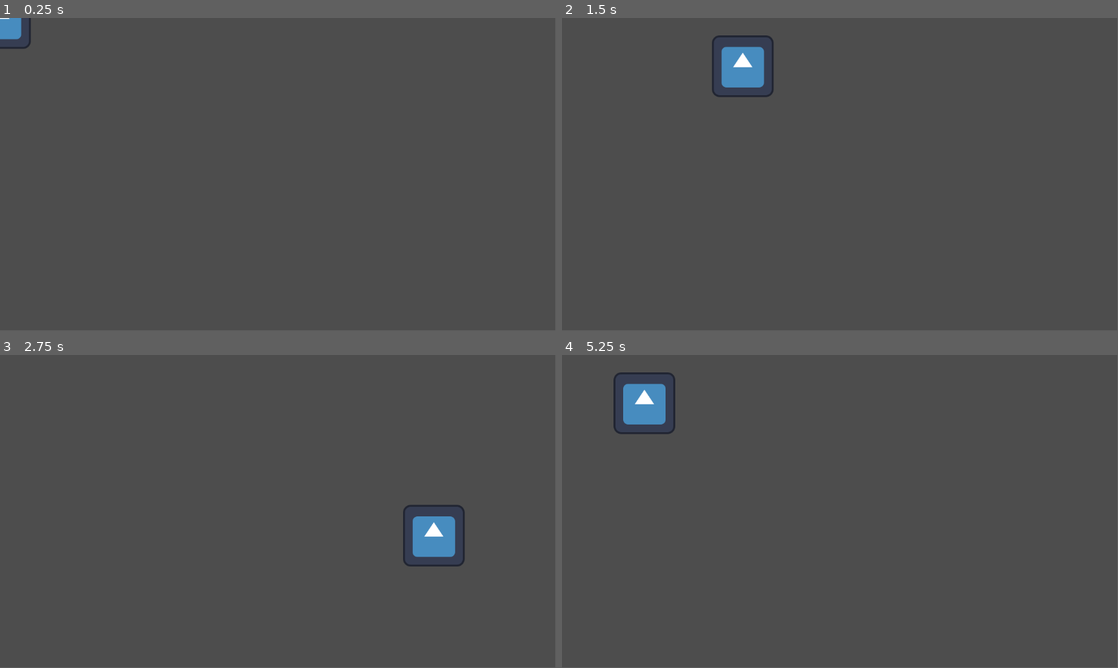
Above: before the commit, frames 1-4 (two rows, left to right).
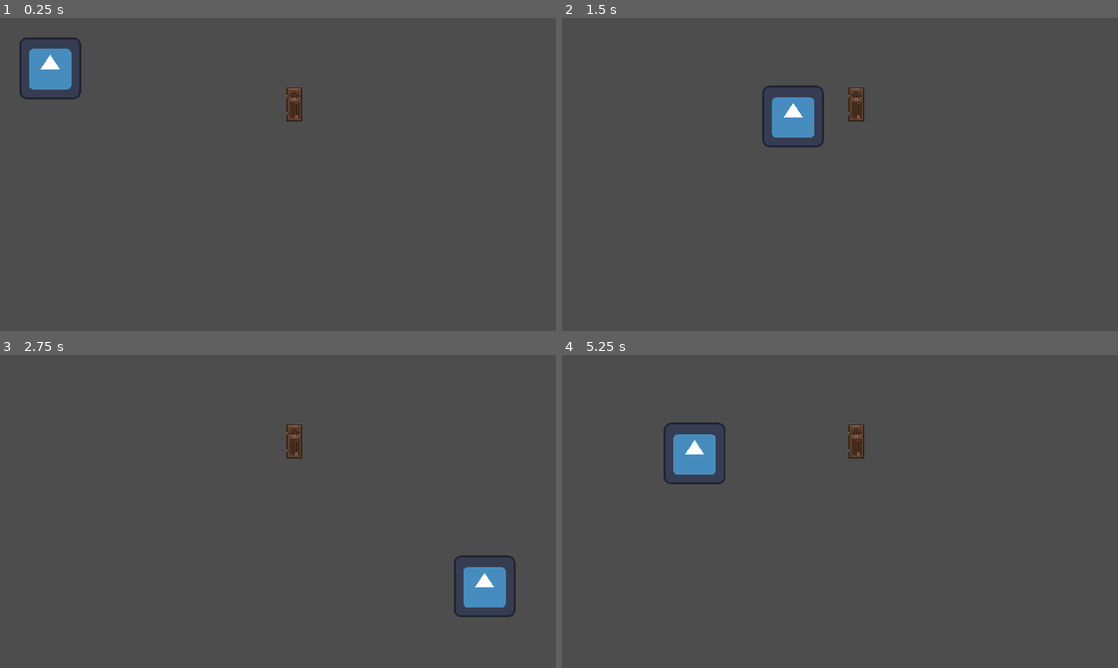
Above: after the commit, the same moments.

Repository: ArielValdez/Into-my-Dreams
Game: Godot game, scene res://Scenes/Worlds/test_world.tscn
Same seed, same stepped clock (60 frames per second), same inputs: the game is played once before the commit and once after it. The engine's default icon, where the game draws it, is replaced by a stand-in: a white triangle on a blue panel in a dark square.
Inputs:
- Up to frame 1 (0.25 s): no input
- Up to frame 2 (1.5 s): tap Enter at 0.5 s; hold Right (move_right) 0.53-1.28 s; tap Z (accept_button) at 0.6, 1.35 s; hold Down (move_down) from 1.28 s (still down)
- Up to frame 3 (2.75 s): release Down (move_down) at 2.03 s; hold Right (move_right) from 2.03 s (still down); hold X (run_button) from 2.03 s (still down); tap Z (accept_button) at 2.3 s
- Up to frame 4 (5.25 s): release Right (move_right) at 2.78 s; release X (run_button) at 2.78 s; hold Up (move_up) 2.78-3.53 s; tap Z (accept_button) at 2.85, 3.6, 4.55, 5.1 s; hold Left (move_left) 3.53-5.03 s; tap X (run_button) at 4.35 s; hold Down (move_down) from 5.03 s (still down)
In our replay, the window is 799x449 before the commit and 800x450 after it. These sizes can differ from the game's own. Grey fills any space a smaller window leaves; there, only what the larger window draws over its background counts as a difference.

The runs differ from the first frame. In frame 1, 1.9% of the frame differs, in the area x 0-55%, y 0-34%; in frame 2, 2.8%; in frame 3, 2.8%, in the area x 51-93%, y 22-84%; in frame 4, 2.8%.

Commit message:
cambio de escenas implementados. Queda resolver error de que se descarga escena principal

Diff:
--- /dev/null
+++ b/Scenes/Heritables/world_canvas.tscn
@@ -0,0 +1,11 @@
+[gd_scene load_steps=2 format=3 uid="uid://cgcj1odton3th"]
+
+[sub_resource type="TileSet" id="TileSet_ut7xb"]
+
+[node name="TestWorld" type="Node2D"]
+
+[node name="TileMap" type="TileMap" parent="."]
+tile_set = SubResource("TileSet_ut7xb")
+format = 2
+
+[node name="WorldEventTimer" type="Timer" parent="."]
--- a/Scenes/Heritables/world_doorway.tscn
+++ b/Scenes/Heritables/world_doorway.tscn
@@ -1,18 +1,30 @@
-[gd_scene load_steps=3 format=3 uid="uid://062q6ss0u03g"]
+[gd_scene load_steps=4 format=3 uid="uid://062q6ss0u03g"]
 
 [ext_resource type="Script" path="res://Scripts/world_doorway.gd" id="1_6jh5w"]
 
 [sub_resource type="RectangleShape2D" id="RectangleShape2D_kmvwl"]
-size = Vector2(32, 29)
+size = Vector2(32, 32)
 
-[node name="WorldDoorway" type="StaticBody2D"]
+[sub_resource type="RectangleShape2D" id="RectangleShape2D_xm6qd"]
+size = Vector2(32, 32)
+
+[node name="WorldDoorway" type="Node2D"]
 script = ExtResource("1_6jh5w")
+
+[node name="AnimationPlayer" type="AnimationPlayer" parent="."]
 
 [node name="Sprite2D" type="Sprite2D" parent="."]
 position = Vector2(0, -35)
 
-[node name="CollisionShape2D" type="CollisionShape2D" parent="."]
-position = Vector2(0, -14.5)
+[node name="Collision" type="StaticBody2D" parent="."]
+
+[node name="CollisionShape2D" type="CollisionShape2D" parent="Collision"]
+position = Vector2(0, -16)
 shape = SubResource("RectangleShape2D_kmvwl")
 
-[node name="AnimationPlayer" type="AnimationPlayer" parent="."]
+[node name="InteractionZone" type="Area2D" parent="."]
+position = Vector2(0, 5)
+
+[node name="CollisionShape2D" type="CollisionShape2D" parent="InteractionZone"]
+position = Vector2(0, 11)
+shape = SubResource("RectangleShape2D_xm6qd")
--- a/Scenes/Worlds/test_world.tscn
+++ b/Scenes/Worlds/test_world.tscn
@@ -1,14 +1,15 @@
-[gd_scene load_steps=2 format=3 uid="uid://cgcj1odton3th"]
+[gd_scene load_steps=5 format=3 uid="uid://bbwb8nnmc3k7h"]
 
-[ext_resource type="PackedScene" uid="uid://bq8r5i6iru2ey" path="res://Scenes/player_character.tscn" id="1_5yeg2"]
+[ext_resource type="PackedScene" uid="uid://cgcj1odton3th" path="res://Scenes/Heritables/world_canvas.tscn" id="1_iyy7o"]
+[ext_resource type="PackedScene" uid="uid://bq8r5i6iru2ey" path="res://Scenes/player_character.tscn" id="2_4bhy8"]
+[ext_resource type="PackedScene" uid="uid://gsmpwvq6jehn" path="res://Scenes/test_world_doorway.tscn" id="3_7jgv2"]
+[ext_resource type="PackedScene" uid="uid://dfvcwbarcry1f" path="res://Scenes/Worlds/test_world_2.tscn" id="4_ebwxq"]
 
-[node name="TestWorld" type="Node2D"]
+[node name="TestWorld" instance=ExtResource("1_iyy7o")]
 
-[node name="TileMap" type="TileMap" parent="."]
-format = 2
+[node name="PlayerCharacter" parent="." index="2" instance=ExtResource("2_4bhy8")]
+position = Vector2(104, 104)
 
-[node name="WorldEventTimer" type="Timer" parent="."]
-
-[node name="PlayerCharacter" parent="." instance=ExtResource("1_5yeg2")]
-walk_speed = 500.0
-run_speed = 750.0
+[node name="TestWorldDoorway" parent="." index="3" instance=ExtResource("3_7jgv2")]
+position = Vector2(610, 214)
+OtherSide = ExtResource("4_ebwxq")
--- a/Scenes/Worlds/test_world_2.tscn
+++ b/Scenes/Worlds/test_world_2.tscn
@@ -1,8 +1,15 @@
-[gd_scene format=3 uid="uid://byij3cp0gs10l"]
+[gd_scene load_steps=5 format=3 uid="uid://dfvcwbarcry1f"]
 
-[node name="test_world2" type="Node2D"]
+[ext_resource type="PackedScene" uid="uid://bbwb8nnmc3k7h" path="res://Scenes/Worlds/test_world.tscn" id="1_64kpi"]
+[ext_resource type="PackedScene" uid="uid://cgcj1odton3th" path="res://Scenes/Heritables/world_canvas.tscn" id="1_hctaj"]
+[ext_resource type="PackedScene" uid="uid://bq8r5i6iru2ey" path="res://Scenes/player_character.tscn" id="2_2sep1"]
+[ext_resource type="PackedScene" uid="uid://gsmpwvq6jehn" path="res://Scenes/test_world_doorway.tscn" id="2_j0vbs"]
 
-[node name="TileMap" type="TileMap" parent="."]
-format = 2
+[node name="TestWorld2" instance=ExtResource("1_hctaj")]
 
-[node name="WorldEventTimer" type="Timer" parent="."]
+[node name="PlayerCharacter" parent="." index="2" instance=ExtResource("2_2sep1")]
+position = Vector2(456, 293)
+
+[node name="TestWorldDoorway" parent="." index="3" instance=ExtResource("2_j0vbs")]
+position = Vector2(349, 254)
+OtherSide = ExtResource("1_64kpi")
--- /dev/null
+++ b/Scenes/Worlds/world_1.tscn
@@ -0,0 +1,9 @@
+[gd_scene load_steps=3 format=3 uid="uid://s1hc0l0p3hkr"]
+
+[ext_resource type="PackedScene" uid="uid://cgcj1odton3th" path="res://Scenes/Heritables/world_canvas.tscn" id="1_6eg5h"]
+[ext_resource type="PackedScene" uid="uid://bq8r5i6iru2ey" path="res://Scenes/player_character.tscn" id="2_n4lwj"]
+
+[node name="World1" instance=ExtResource("1_6eg5h")]
+
+[node name="PlayerCharacter" parent="." index="2" instance=ExtResource("2_n4lwj")]
+position = Vector2(344, 202)
--- a/Scenes/test_door.tscn
+++ /dev/null
@@ -1,9 +0,0 @@
-[gd_scene load_steps=3 format=3 uid="uid://b7dnfko1s5o1t"]
-
-[ext_resource type="PackedScene" uid="uid://062q6ss0u03g" path="res://Scenes/Heritables/world_doorway.tscn" id="1_1mc07"]
-[ext_resource type="Texture2D" uid="uid://bko5lo4u2hk3w" path="res://Sprites/Door.png" id="2_meyak"]
-
-[node name="Test_WorldDoorway" instance=ExtResource("1_1mc07")]
-
-[node name="Sprite2D" parent="." index="0"]
-texture = ExtResource("2_meyak")
--- /dev/null
+++ b/Scenes/test_world_doorway.tscn
@@ -0,0 +1,12 @@
+[gd_scene load_steps=3 format=3 uid="uid://gsmpwvq6jehn"]
+
+[ext_resource type="PackedScene" uid="uid://062q6ss0u03g" path="res://Scenes/Heritables/world_doorway.tscn" id="1_xuvmi"]
+[ext_resource type="Texture2D" uid="uid://bko5lo4u2hk3w" path="res://Sprites/Door.png" id="2_re8pw"]
+
+[node name="TestWorldDoorway" instance=ExtResource("1_xuvmi")]
+
+[node name="Sprite2D" parent="." index="1"]
+texture = ExtResource("2_re8pw")
+
+[connection signal="body_entered" from="InteractionZone" to="." method="_on_interaction_zone_body_entered"]
+[connection signal="body_exited" from="InteractionZone" to="." method="_on_interaction_zone_body_exited"]
--- a/Scripts/Handlers/movement.gd
+++ b/Scripts/Handlers/movement.gd
@@ -2,8 +2,8 @@
 
 class_name Movement
 
-@export var walk_speed : float
-@export var run_speed : float
+@export var walk_speed : float = 500
+@export var run_speed : float = 750
 
 func movement() -> void:
 	move_and_slide()
@@ -23,5 +23,6 @@
 			elif velocity.y < 0:
 				direction = "up"
 
-			animationPlayer.play("walk_" + direction)
+			if animationPlayer.has_animation("walk_" + direction):
+				animationPlayer.play("walk_" + direction)
 	pass
--- a/Scripts/player_character.gd
+++ b/Scripts/player_character.gd
@@ -1,7 +1,11 @@
 extends Movement
+
+class_name PlayerCharacter
 
 var Direction : Vector2
 var PlayersCamera : Camera2D
+
+var IsAtDoor : bool = false
 
 @onready var playerAnimations : AnimationPlayer = $AnimationPlayer
 
@@ -37,3 +41,8 @@
 
 	super.handle_animation(playerAnimations)
 	super.movement()
+
+func interact_input() -> void:
+	if Input.is_action_just_pressed("accept_button"):
+
+		pass
--- a/Scripts/world_doorway.gd
+++ b/Scripts/world_doorway.gd
@@ -1,17 +1,34 @@
 extends Node2D
 
-@export var OtherSide : Node2D
-var ThisSide : Node2D
+class_name Door
+
+@export var OtherSide : PackedScene
+
+signal DoorEntered
 
 func _ready() -> void:
-	if !OtherSide:
-		OtherSide = $"."
-	pass
-
-	ThisSide = get_tree().current_scene
+	if OtherSide == null:
+		var scene = load("res://Scenes/Worlds/world_1.tscn")
+		if scene is PackedScene:
+			OtherSide = scene
+		pass
 
 func CrossDoorForNextWorld() -> void:
 	# play animation for enter door
 
-	get_tree().change_scene_to_file(OtherSide.get_path())
+	get_tree().change_scene_to_packed(OtherSide)
 	pass
+
+
+func _on_interaction_zone_body_entered(body : Node2D):
+	if body.name == "PlayerCharacter":
+		if body.has_method("interact_input"):
+			DoorEntered.emit(true)
+			CrossDoorForNextWorld()
+		pass
+	pass
+
+
+func _on_interaction_zone_body_exited(body : Node2D):
+	DoorEntered.emit(false)
+	pass
--- a/project.godot
+++ b/project.godot
@@ -14,6 +14,10 @@
 run/main_scene="res://Scenes/Worlds/test_world.tscn"
 config/features=PackedStringArray("4.2", "Forward Plus")
 config/icon="res://icon.svg"
+
+[display]
+
+window/stretch/mode="canvas_items"
 
 [input]
 
@@ -58,6 +62,10 @@
 ]
 }
 
+[layer_names]
+
+2d_physics/layer_1="Player"
+
 [rendering]
 
 textures/canvas_textures/default_texture_filter=0
